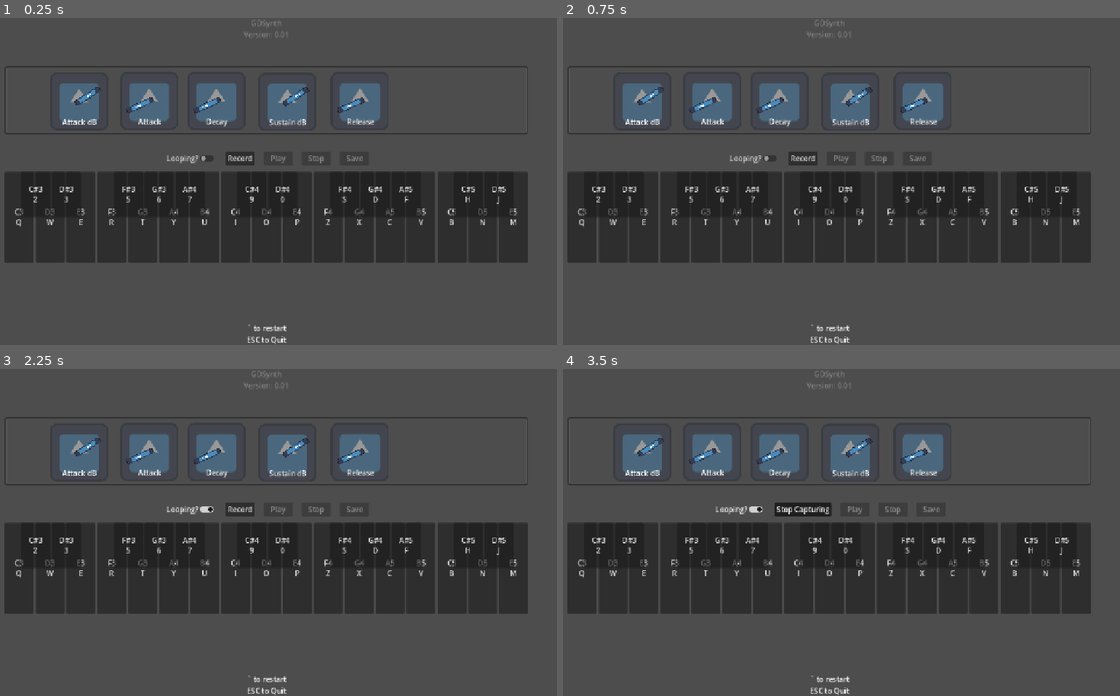
Above: before the commit, frames 1-4 (two rows, left to right).
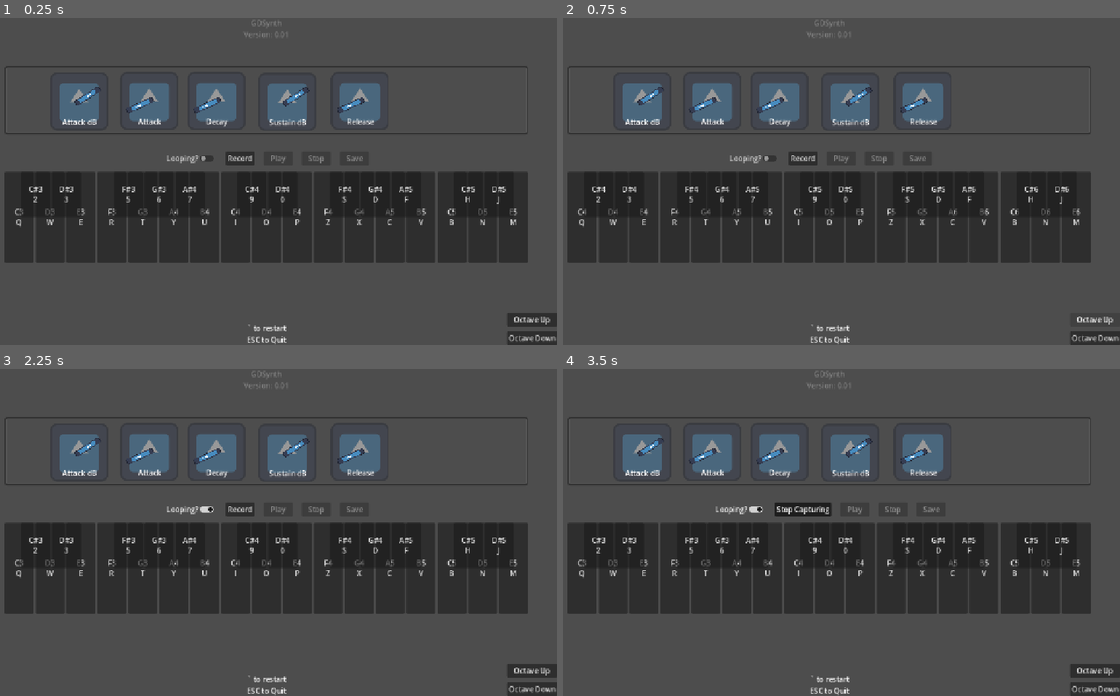
Above: after the commit, the same moments.

Repository: BaconEggsRL/GDSynth
Game: Godot game, scene res://main.tscn
The game is run twice, just before and just after one commit, with the same random seed, the same clock (stepped at 60 frames per second) and the same inputs. The engine's default icon, where the game draws it, is replaced by a stand-in: a white triangle on a blue panel in a dark square.
Inputs (mouse positions are in pixels of both pictures, inside the frame that each line leads up to):
- Up to frame 1 (0.25 s): no input
- Up to frame 2 (0.75 s): click (1092, 318) at 0.5 s, where only the run after the commit has a clickable "Octave Up"
- Up to frame 3 (2.25 s): click (529, 689) at 1.25 s, where only the run after the commit has a clickable "Octave Down"; click "Looping?" at 2 s
- Up to frame 4 (3.5 s): click "Record" at 2.75 s

The runs differ from the first frame. In frame 1, 0.6% of the frame differs, in the area x 91-100%, y 90-100%; in frame 2, 0.6%; in frame 3, 0.6%; in frame 4, 0.6%.

Commit message:
octave

Diff:
--- a/main.gd
+++ b/main.gd
@@ -24,6 +24,8 @@
 @export_range (min_sus_db, max_sus_db, 1) var sus_db = peak_db
 
 
+@export var octave_up_btn:Button
+@export var octave_down_btn:Button
 
 @export var looping_btn:CheckButton
 @export var record_btn:Button
@@ -114,6 +116,9 @@
 		stop_btn.disabled = true
 	self.save_btn.pressed.connect(_on_save_pressed)
 
+	# octave
+	octave_up_btn.pressed.connect(_on_octave_up)
+	octave_down_btn.pressed.connect(_on_octave_down)
 
 
 	note_label.text = ""
@@ -146,38 +151,41 @@
 			qwerty_key.keycode = qwerty_int
 			piano_btn.qwerty_key = qwerty_key.as_text()
 
+		# skip these freqs
 		if piano_btn.freq < 261.62 or piano_btn.freq > 1319:
-			pass
+			continue
+
+
+
+		# connect signals
+		piano_btn.piano_button_pressed.connect(_on_piano_button_pressed)
+
+		# add child
+		if piano_btn.note.contains("#"):
+			if piano_btn.note == "C#3":
+				var spacer = Label.new()
+				spacer.custom_minimum_size.x = 64.0 / 2.0
+				spacer.mouse_filter = Control.MOUSE_FILTER_IGNORE
+				piano_black.add_child(spacer)
+			elif piano_btn.note.contains("F"):
+				# piano_btn.note == "F#3":
+				var spacer = Label.new()
+				spacer.custom_minimum_size.x = 64.0
+				spacer.mouse_filter = Control.MOUSE_FILTER_IGNORE
+				piano_black.add_child(spacer)
+			elif piano_btn.note.contains("C"):
+				# piano_btn.note == "C#4":
+				var spacer = Label.new()
+				spacer.custom_minimum_size.x = 64.0
+				spacer.mouse_filter = Control.MOUSE_FILTER_IGNORE
+				piano_black.add_child(spacer)
+
+
+			piano_btn.is_black = true
+			# piano_black.mouse_filter = Control.MOUSE_FILTER_IGNORE
+			piano_black.add_child(piano_btn)
 		else:
-			# connect signals
-			piano_btn.piano_button_pressed.connect(_on_piano_button_pressed)
-
-			# add child
-			if piano_btn.note.contains("#"):
-				if piano_btn.note == "C#3":
-					var spacer = Label.new()
-					spacer.custom_minimum_size.x = 64.0 / 2.0
-					spacer.mouse_filter = Control.MOUSE_FILTER_IGNORE
-					piano_black.add_child(spacer)
-				elif piano_btn.note.contains("F"):
-					# piano_btn.note == "F#3":
-					var spacer = Label.new()
-					spacer.custom_minimum_size.x = 64.0
-					spacer.mouse_filter = Control.MOUSE_FILTER_IGNORE
-					piano_black.add_child(spacer)
-				elif piano_btn.note.contains("C"):
-					# piano_btn.note == "C#4":
-					var spacer = Label.new()
-					spacer.custom_minimum_size.x = 64.0
-					spacer.mouse_filter = Control.MOUSE_FILTER_IGNORE
-					piano_black.add_child(spacer)
-
-
-				piano_btn.is_black = true
-				# piano_black.mouse_filter = Control.MOUSE_FILTER_IGNORE
-				piano_black.add_child(piano_btn)
-			else:
-				piano_white.add_child(piano_btn)
+			piano_white.add_child(piano_btn)
 
 
 	# test
@@ -279,6 +287,32 @@
 					if btn.name == note and btn.button_pressed == true:
 						btn.button_up.emit()
 
+
+
+
+func _on_octave_up() -> void:
+	print("up")
+	piano_buttons = get_tree().get_nodes_in_group(PIANO_BUTTON_GROUP)
+	for btn:PianoButton in piano_buttons:
+		btn.freq *= 2.0
+		var last_char = btn.note[-1] # Get the last character
+		var last_octave = int(last_char) # Convert to integer
+		var new_octave = last_octave + 1
+		btn.note[-1] = str(new_octave)
+		btn.text = "%s\n%s" % [btn.note, btn.qwerty_key]
+
+
+
+func _on_octave_down() -> void:
+	print("down")
+	piano_buttons = get_tree().get_nodes_in_group(PIANO_BUTTON_GROUP)
+	for btn:PianoButton in piano_buttons:
+		btn.freq *= 0.5
+		var last_char = btn.note[-1] # Get the last character
+		var last_octave = int(last_char) # Convert to integer
+		var new_octave = last_octave - 1
+		btn.note[-1] = str(new_octave)
+		btn.text = "%s\n%s" % [btn.note, btn.qwerty_key]
 
 
 
@@ -655,6 +689,7 @@
 	return frequencies
 
 
+# assign qwerty key to each piano note
 func generate_piano_qwerty() -> Dictionary:
 	var result = {}
 
@@ -664,6 +699,7 @@
 	for octave in range(0, 8):
 		for note in note_names:
 			var key_name = "%s%d" % [note, octave]
+
 
 			if octave < 3:  # Skip notes before C3
 				continue
--- a/main.tscn
+++ b/main.tscn
@@ -19,8 +19,10 @@
 corner_radius_bottom_right = 4
 corner_radius_bottom_left = 4
 
-[node name="main" type="Node" node_paths=PackedStringArray("looping_btn", "record_btn", "play_btn",  …(169 unchanged characters)…
+[node name="main" type="Node" node_paths=PackedStringArray("octave_up_btn", "octave_down_btn", "looping_btn", "record_btn", "play_btn",  …(169 unchanged characters)…
 script = ExtResource("1_ig7tw")
+octave_up_btn = NodePath("Control/Octave/OctaveUp")
+octave_down_btn = NodePath("Control/Octave/OctaveDown")
 looping_btn = NodePath("Control/ControlBtns/MarginContainer/VBoxContainer/record/looping")
 record_btn = NodePath("Control/ControlBtns/MarginContainer/VBoxContainer/record/record")
 play_btn = NodePath("Control/ControlBtns/MarginContainer/VBoxContainer/record/play")
@@ -204,6 +206,31 @@
 ESC to Quit"
 horizontal_alignment = 1
 
+[node name="Octave" type="VBoxContainer" parent="Control"]
+layout_mode = 1
+anchors_preset = 3
+anchor_left = 1.0
+anchor_top = 1.0
+anchor_right = 1.0
+anchor_bottom = 1.0
+offset_left = -111.0
+offset_top = -66.0
+grow_horizontal = 0
+grow_vertical = 0
+theme_override_constants/separation = 10
+
+[node name="OctaveUp" type="Button" parent="Control/Octave"]
+layout_mode = 2
+focus_mode = 0
+action_mode = 0
+text = "Octave Up"
+
+[node name="OctaveDown" type="Button" parent="Control/Octave"]
+layout_mode = 2
+focus_mode = 0
+action_mode = 0
+text = "Octave Down"
+
 [node name="Knobs" type="Node2D" parent="."]
 position = Vector2(0, 56.025)
 
--- a/piano_button.gd
+++ b/piano_button.gd
@@ -51,7 +51,7 @@
 var wave_table: Dictionary = {
 	"sin": func(_phase): return sin(_phase * TAU),
 	# "triangle": func(_phase): return 1.0 - 4.0 * abs(round(_phase - 0.25) - (_phase - 0.25)),
-	"sawtooth": func(_phase): return 2.0 * _phase - 1.0,
+	# "sawtooth": func(_phase): return 2.0 * _phase - 1.0,
 	# "pulse": func(_phase): return 1.0 if _phase < 0.5 else -1.0
 }
 var current_waveform = "sin"
Not shown, changed: _devlog_audio_game.txt
